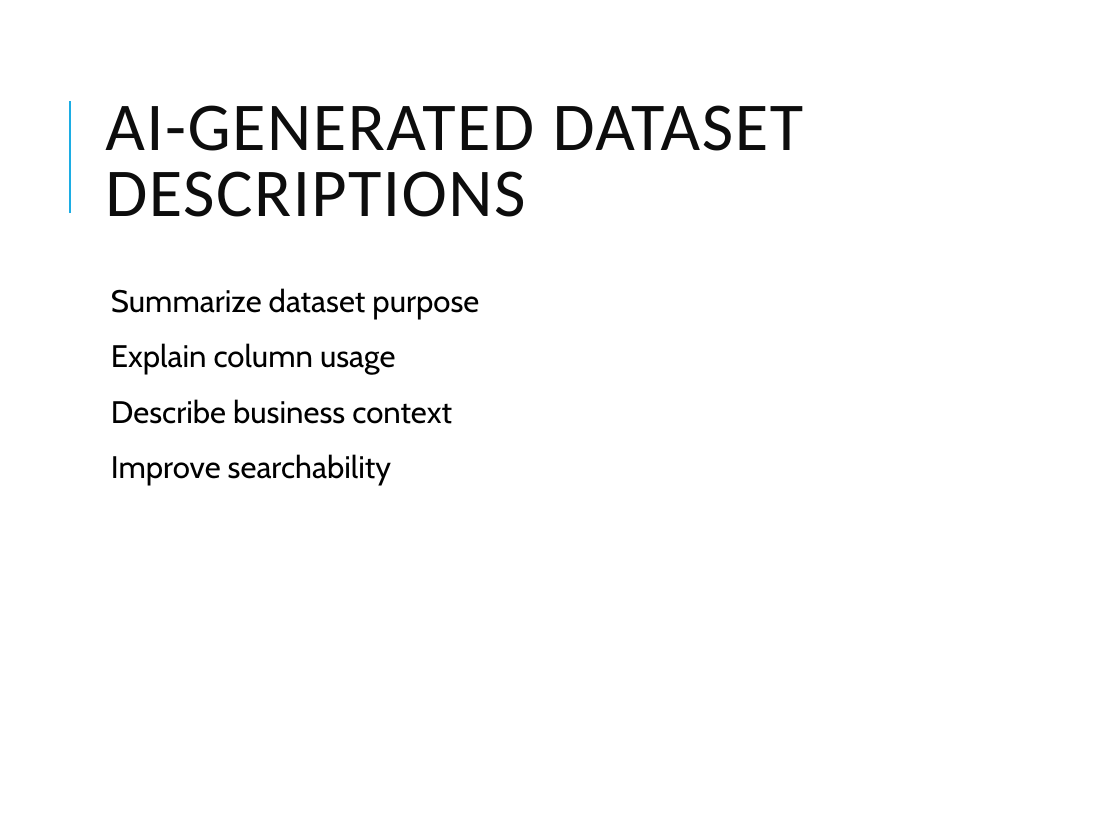
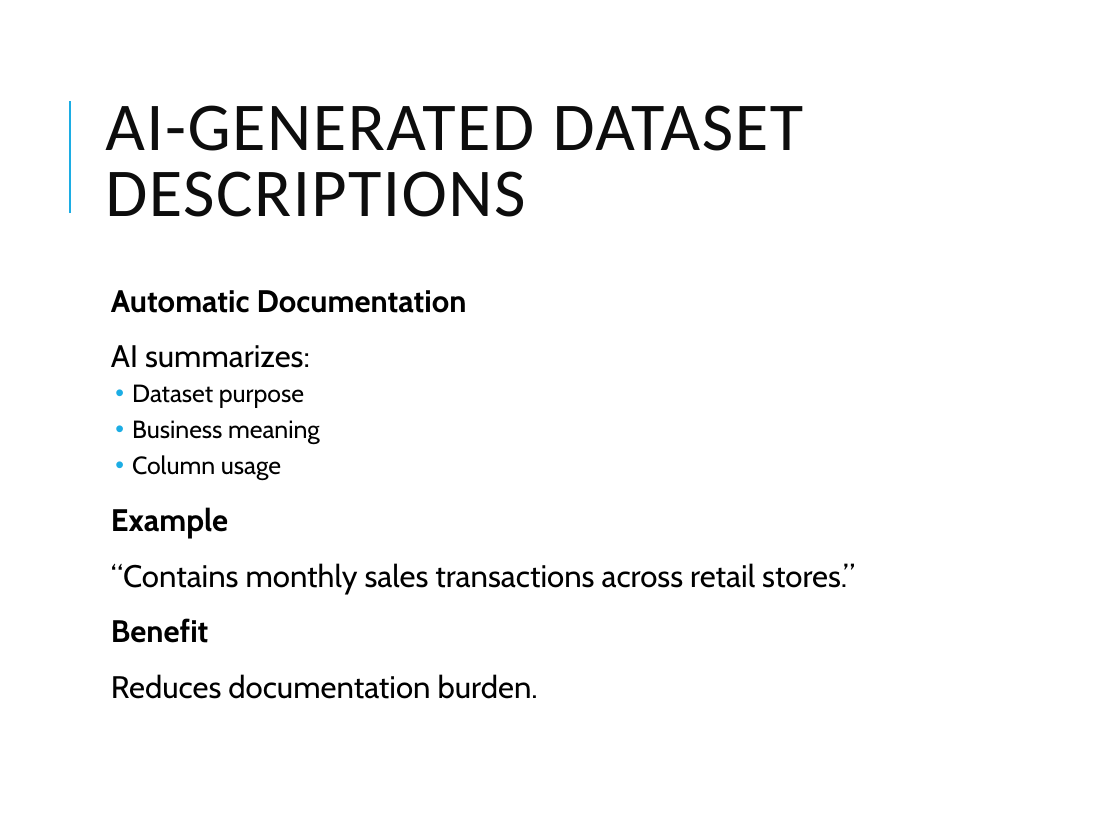
Before and after one commit to vikash-verma-profile/SIG-GENAI-May-2026, a slide deck: slide 33 of Week-3/Day-3/AI_Governance_Lineage_Metadata_Automation.pptx (slide 15 before the commit). Drawn at 1120x840 pixels with LibreOffice and Linux fonts; fonts in the diff are those of the drawing. Boxes give left, top, right and bottom in pixels: in the first picture for what was removed or moved away, otherwise in the second. Text is boxed around its words. In the diff, an @@ line names an element or a change of style, - is before the commit and + after.

```diff
--- a/Week-3/Day-3/AI_Governance_Lineage_Metadata_Automation.pptx
+++ b/Week-3/Day-3/AI_Governance_Lineage_Metadata_Automation.pptx
@@ text at bbox=[111, 290, 855, 699]: text changed @@
-  Summarize dataset purpose
-  Explain column usage
-  Describe business context
-  Improve searchability
+  Automatic Documentation
+  AI summarizes:
+  • Dataset purpose
+  • Business meaning
+  • Column usage
+  Example
+  “Contains monthly sales transactions across retail stores.”
+  Benefit
+  Reduces documentation burden.
```
Also in this commit, not shown: 19 other slides changed, 22 slides added, 1 other file.
